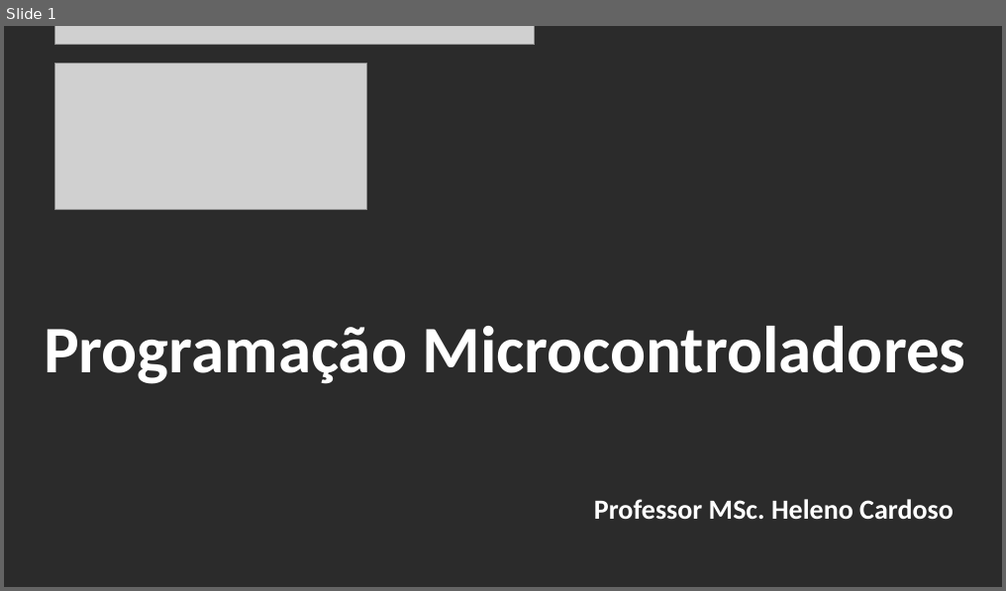
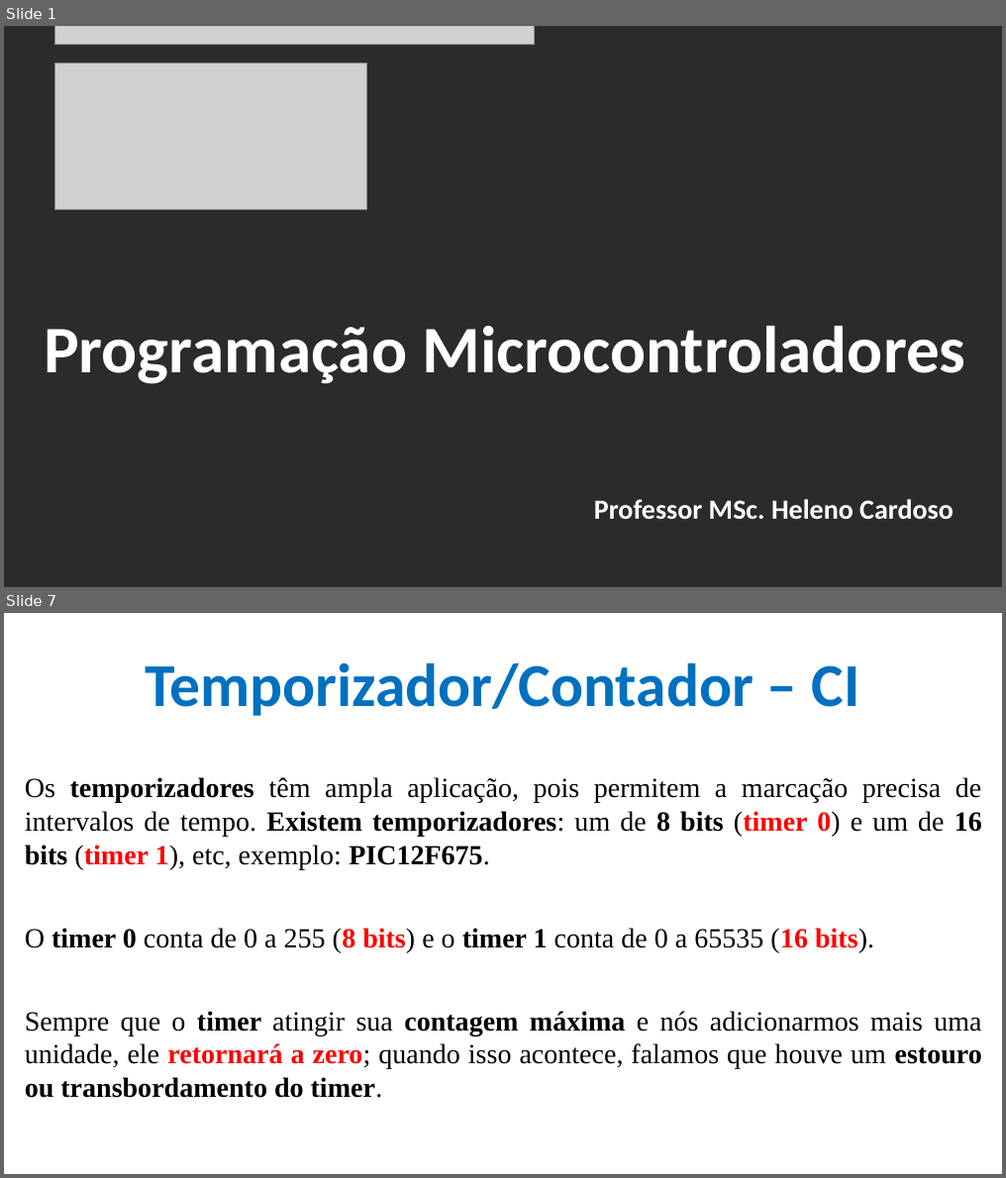
Before and after one commit to CloudEducationBrazil/WydenArea1ProgramacaoMicrocontroladores, a slide deck: 01 Classes/Aula 06 - Programação Microcontroladores - Periféricos Integrados - Temporizadores e PWM.pptx. Shown one above the other, each under a label of ours: slide 1 before the commit, slides 1 and 7 after it; the slides between them are not shown. The pictures are 1006x591 and 1006x1178 pixels, drawn with LibreOffice and Linux fonts; fonts in the diff are those of the drawing; grey boxes stand for pictures; background and template pictures are left out; a plain dark background stands for a picture behind light text. Boxes give left, top, right and bottom in pixels: in the first picture for what was removed or moved away, otherwise in the second. Text is boxed around its words. In the diff, an @@ line names an element or a change of style, - is before the commit and + after.

```diff
--- a/01 Classes/Aula 06 - Programação Microcontroladores - Periféricos Integrados - Temporizadores e PWM.pptx
+++ b/01 Classes/Aula 06 - Programação Microcontroladores - Periféricos Integrados - Temporizadores e PWM.pptx
@@ slide 7 added at bbox=[4, 613, 1002, 1174], background picture (left out) @@
@@ title added at bbox=[145, 663, 860, 716], 44 pt, text #0070C0, bold @@
+Temporizador/Contador – CI
@@ text added at bbox=[25, 777, 982, 1098], 20 pt, text #000000 @@
+Os temporizadores têm ampla aplicação, pois permitem a marcação precisa de intervalos de tempo. Existem temporizadores: um de 8 bits (timer 0) e um de 16 bits (timer 1), etc, exemplo: PIC12F675.
+O timer 0 conta de 0 a 255 (8 bits) e o timer 1 conta de 0 a 65535 (16 bits).
+Sempre que o timer atingir sua contagem máxima e nós adicionarmos mais uma unidade, ele retornará a zero; quando isso acontece, falamos que houve um estouro ou transbordamento do timer.
```
Also in this commit, not shown: 6 slides changed, 32 other slides added, 1 slide removed, 4 other files.
